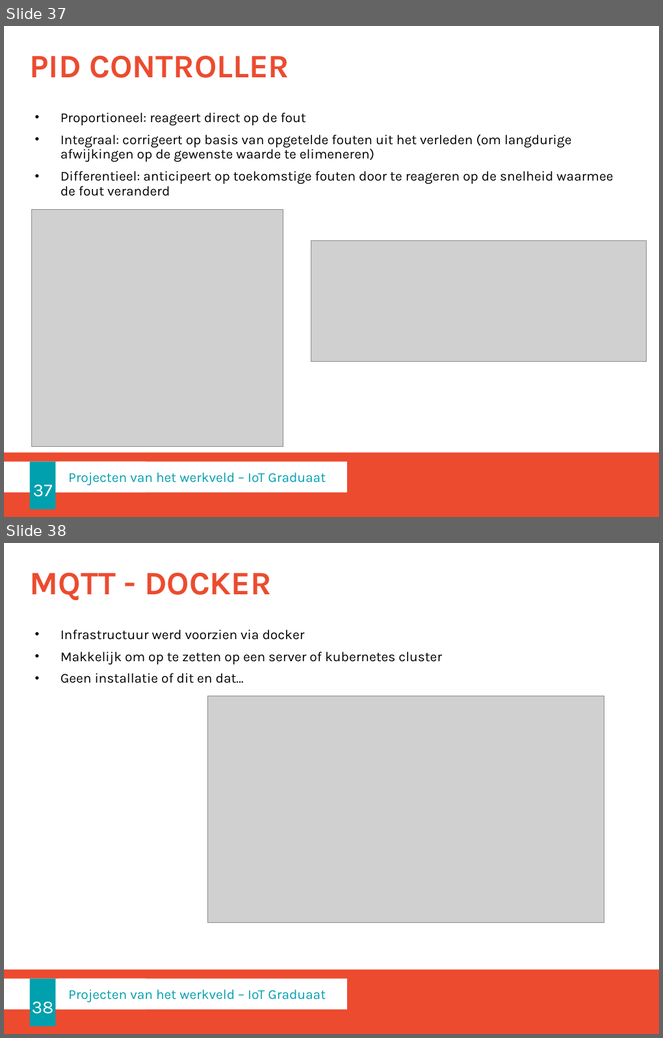
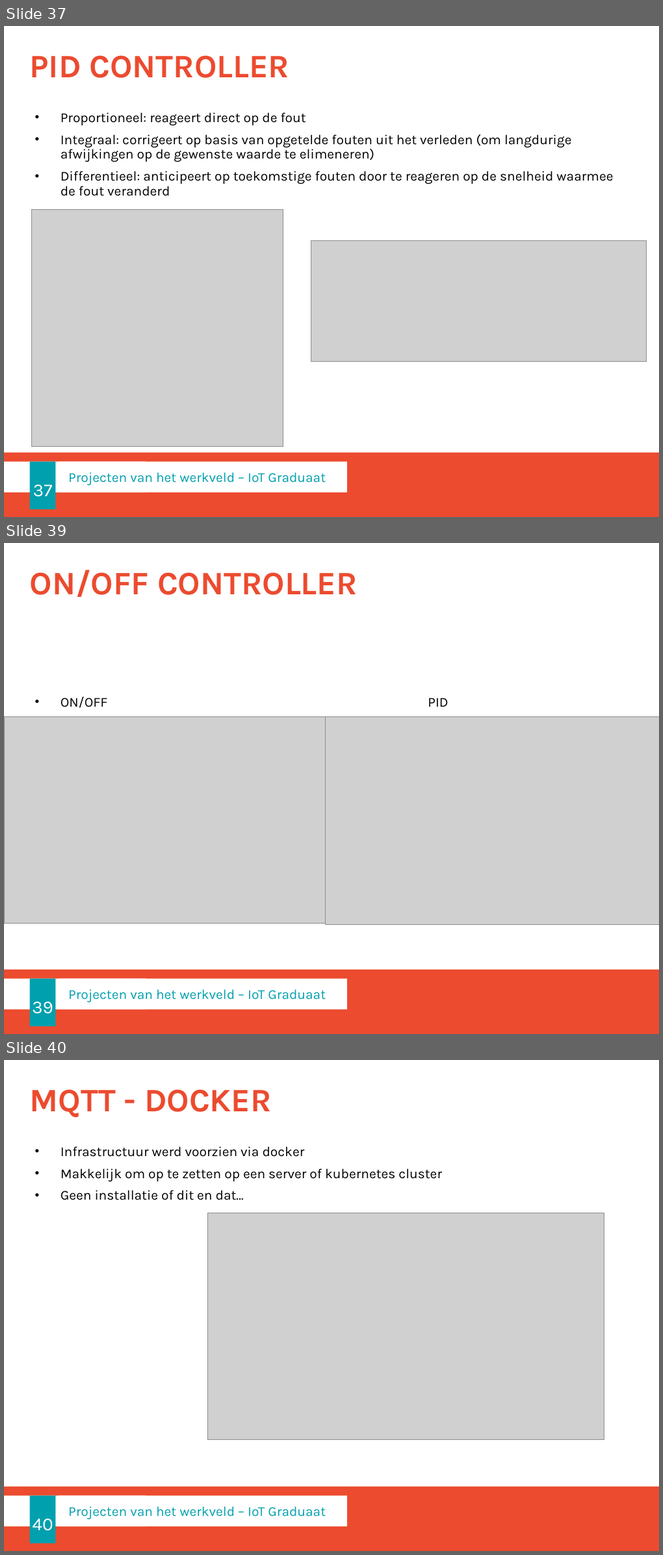
Before and after one commit to lllaurensss/project_werkveld2, a slide deck: doc/Projecten voor het werkveld 2.pptx. Shown one above the other, each under a label of ours: slides 37 and 38 before the commit, slides 37, 39 and 40 after it; the slides between them are not shown. The pictures are 663x1038 and 663x1555 pixels, drawn with LibreOffice and Linux fonts; fonts in the diff are those of the drawing; grey boxes stand for pictures; background and template pictures are left out. Boxes give left, top, right and bottom in pixels: in the first picture for what was removed or moved away, otherwise in the second. Text is boxed around its words. In the diff, an @@ line names an element or a change of style, - is before the commit and + after.

Commit message:
Adding on/off control

```diff
--- a/doc/Projecten voor het werkveld 2.pptx
+++ b/doc/Projecten voor het werkveld 2.pptx
@@ slide 39 added at bbox=[4, 543, 659, 1034], background #FFFFFF; not listed: 2 template elements that a slide beside it also shows @@
@@ title added at bbox=[30, 570, 358, 597], 36 pt, text #EC4B2F, bold @@
+ON/OFF CONTROLLER
@@ text added at bbox=[61, 696, 448, 708], 15 pt, text #000000 @@
+• ON/OFF PID
@@ picture added at bbox=[4, 717, 348, 924] @@
@@ picture added at bbox=[325, 717, 659, 925] @@
@@ page number added at bbox=[29, 979, 55, 1027], fill #00A0AE, 20 pt, text #FFFFFF @@
+39
@@ rectangle added at bbox=[59, 979, 347, 1010], fill #FFFFFF, 15 pt, text #00A0AE @@
+Projecten van het werkveld – IoT Graduaat
@@ what was slide 38 is now slide 40 @@
@@ page number at bbox=[32, 1519, 53, 1531]: text changed @@
-38
+40
```
Also in this commit, not shown: 1 other slide added, 6 other files.
